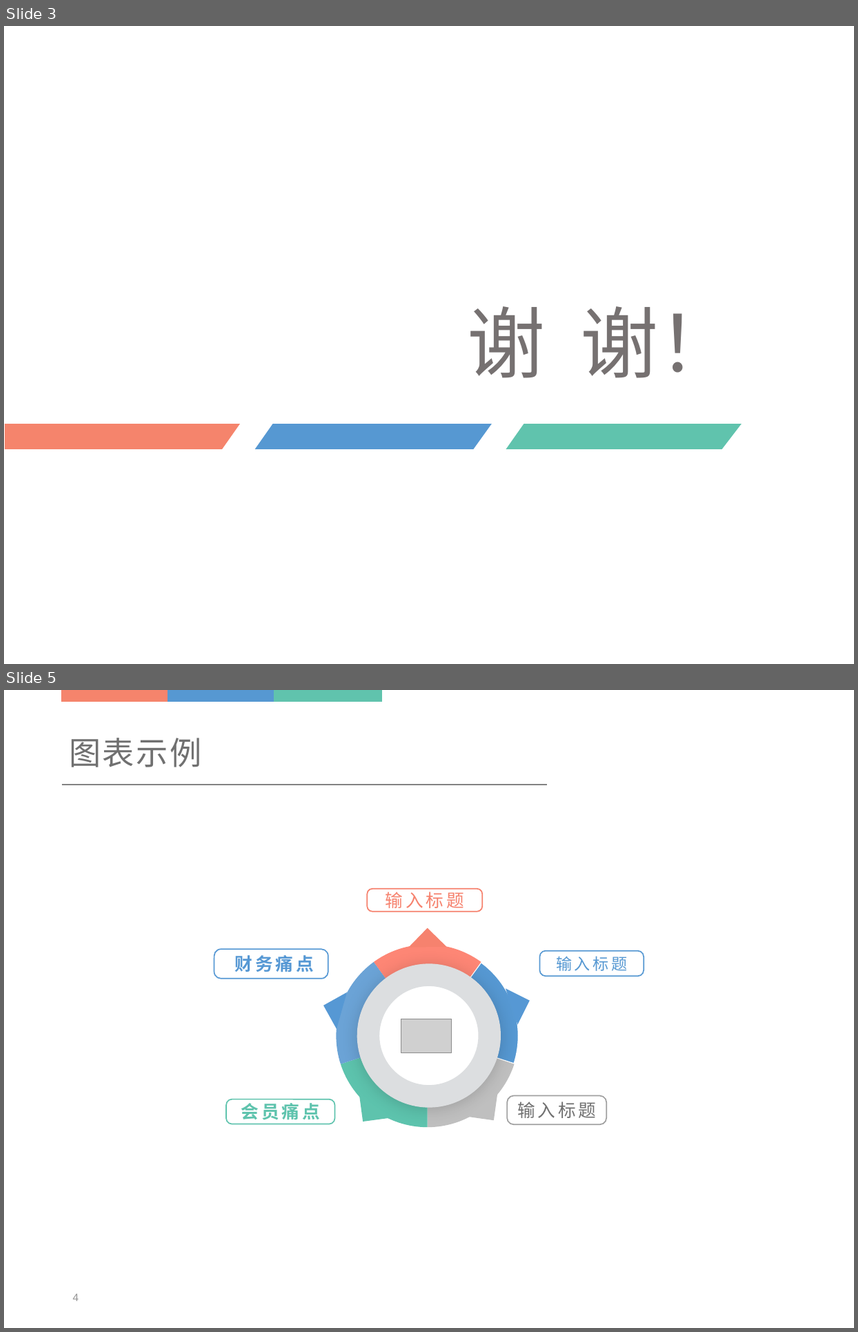
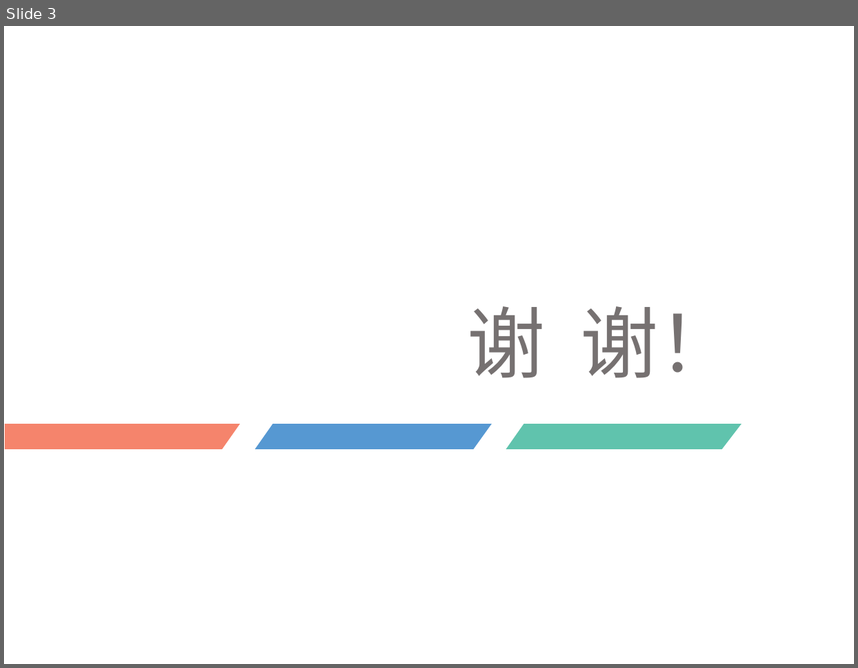
Before and after one commit to zhenglei2025/open-notebook, a slide deck: ppttemplate/template1.pptx. Shown one above the other, each under a label of ours: slides 3 and 5 before the commit, slide 3 after it; the slides between them are not shown. The pictures are 858x1332 and 858x668 pixels, drawn with LibreOffice and Linux fonts; fonts in the diff are those of the drawing; grey boxes stand for pictures; background and template pictures are left out. Boxes give left, top, right and bottom in pixels: in the first picture for what was removed or moved away, otherwise in the second. Text is boxed around its words. In the diff, an @@ line names an element or a change of style, - is before the commit and + after.

```diff
--- a/ppttemplate/template1.pptx
+++ b/ppttemplate/template1.pptx
@@ slide 5 removed at (4,690,854,1328), background #FFFFFF @@
@@ rectangle removed at (63,690,169,701) @@
@@ rectangle removed at (169,690,275,701) @@
@@ rectangle removed at (275,690,381,701) @@
@@ text removed at (69,738,201,767) @@
-图表示例
@@ line removed from (62, 785) to (547, 785) @@
@@ rounded rectangle removed at (367,889,483,912) @@
-输入标题
@@ rounded rectangle removed at (214,949,328,979) @@
-财务痛点
@@ rounded rectangle removed at (539,951,643,976) @@
-输入标题
@@ picture removed at (401,1019,452,1053) @@
@@ rounded rectangle removed at (226,1099,335,1123) @@
-会员痛点
@@ group removed at (272,927,582,1138): 5 freeform shapes, 1 pie chart, 1 ellipse @@
-categories: 1, 2, 3, 4, 5
-Series 1: 20, 20, 20, 20, 20
@@ rounded rectangle removed at (507,1096,606,1125) @@
-输入标题
@@ page number removed at (73,1293,79,1301) @@
-4
```
Also in this commit, not shown: 9 other slides removed, 8 other files.
